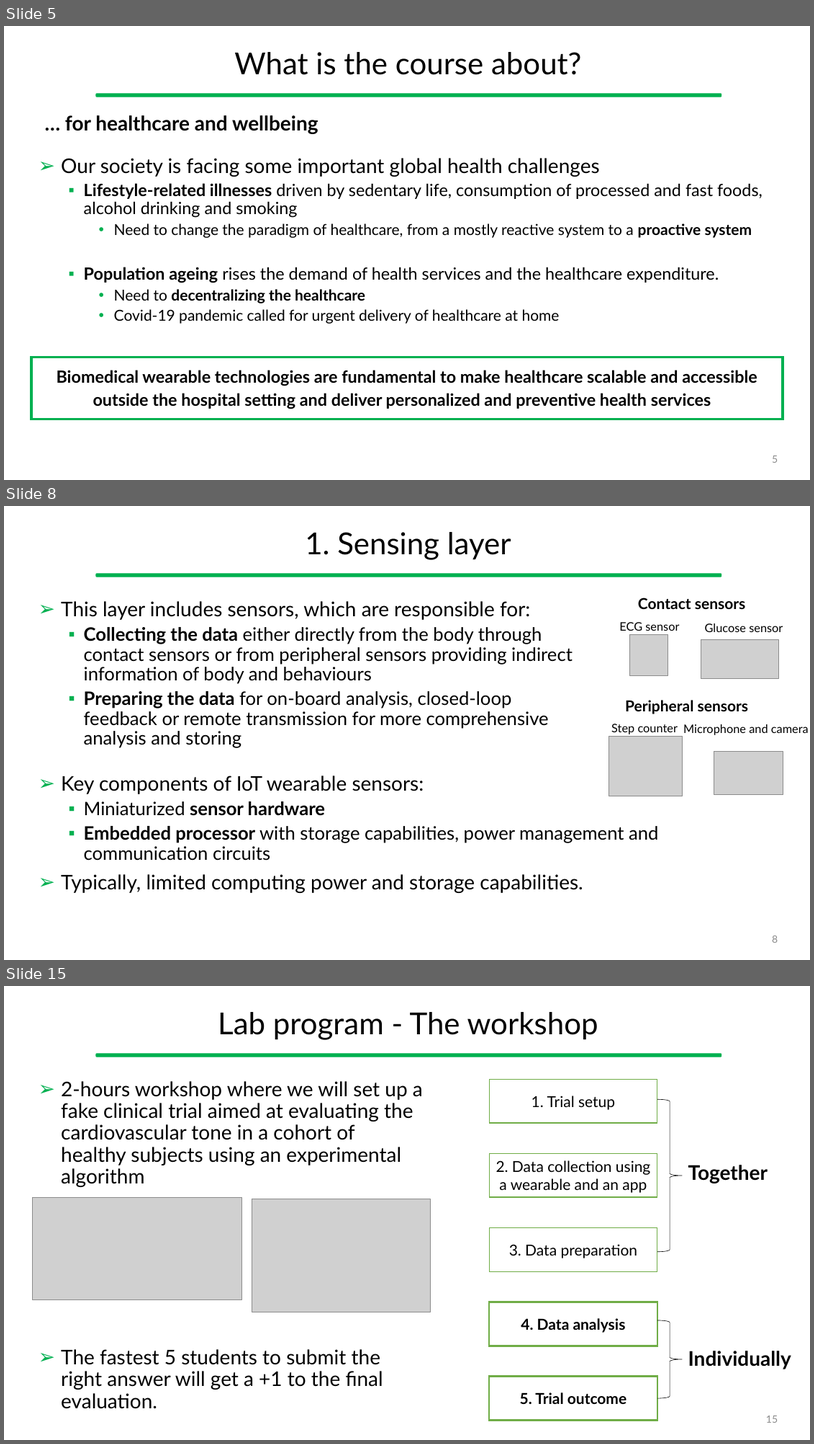
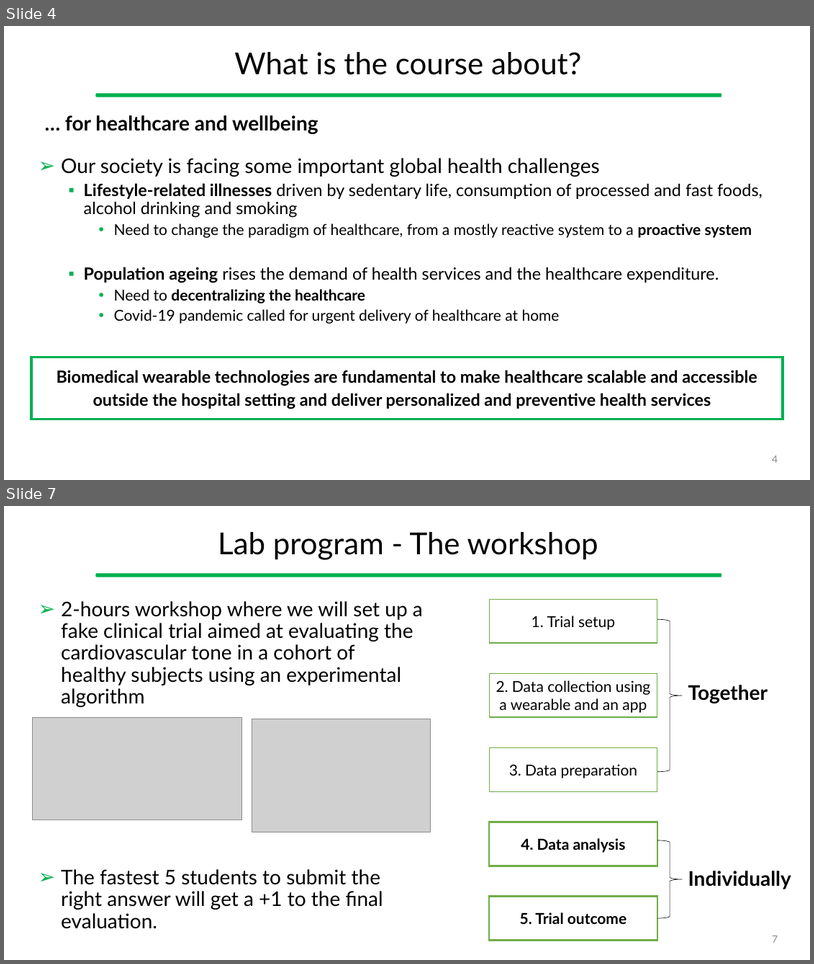
Before and after one commit to gcappon/bwthw, a slide deck: theory_01-course_introduction/theory_1-course_introduction.pptx. Shown one above the other, each under a label of ours: slides 5, 8 and 15 before the commit, slides 4 and 7 after it; the slides between them are not shown. The pictures are 814x1444 and 814x964 pixels, drawn with LibreOffice and Linux fonts; fonts in the diff are those of the drawing; grey boxes stand for pictures. Boxes give left, top, right and bottom in pixels: in the first picture for what was removed or moved away, otherwise in the second. Text is boxed around its words. In the diff, an @@ line names an element or a change of style, - is before the commit and + after.

```diff
--- a/theory_01-course_introduction/theory_1-course_introduction.pptx
+++ b/theory_01-course_introduction/theory_1-course_introduction.pptx
@@ slide 8 removed at box(4, 506, 810, 960), background #FFFFFF; not listed: 1 template element that a slide beside it also shows @@
@@ title removed at box(305, 532, 512, 560) @@
-1. Sensing layer
@@ text removed at box(61, 601, 573, 748) @@
-➢ This layer includes sensors, which are responsible for:
-  ▪ Collecting the data either directly from the body through contact sensors or from peripheral sensors providing indirect information of body and behaviours
-  ▪ Preparing the data for on-board analysis, closed-loop feedback or remote transmission for more comprehensive analysis and storing
@@ text removed at box(638, 597, 746, 609) @@
-Contact sensors
@@ text removed at box(620, 622, 679, 631) @@
-ECG sensor
@@ picture removed at box(630, 634, 669, 675) @@
@@ text removed at box(705, 623, 783, 632) @@
-Glucose sensor
@@ picture removed at box(702, 639, 779, 678) @@
@@ text removed at box(625, 700, 749, 714) @@
-Peripheral sensors
@@ picture removed at box(610, 736, 684, 795) @@
@@ text removed at box(612, 723, 679, 734) @@
-Step counter
@@ text removed at box(684, 724, 809, 735) @@
-Microphone and camera
@@ picture removed at box(715, 751, 784, 795) @@
@@ text removed at box(61, 775, 658, 893) @@
-➢ Key components of IoT wearable sensors:
-  ▪ Miniaturized sensor hardware
-  ▪ Embedded processor with storage capabilities, power management and communication circuits
-➢ Typically, limited computing power and storage capabilities.
@@ page number removed at box(772, 935, 778, 942) @@
-8
@@ what was slide 5 is now slide 4 @@
@@ page number at box(772, 455, 778, 462): text changed @@
-5
+4
@@ what was slide 15 is now slide 7 @@
@@ page number at box(772, 935, 778, 942): text changed @@
-15
+7
```
Also in this commit, not shown: 7 slides changed, 7 other slides removed, 4 other files.
